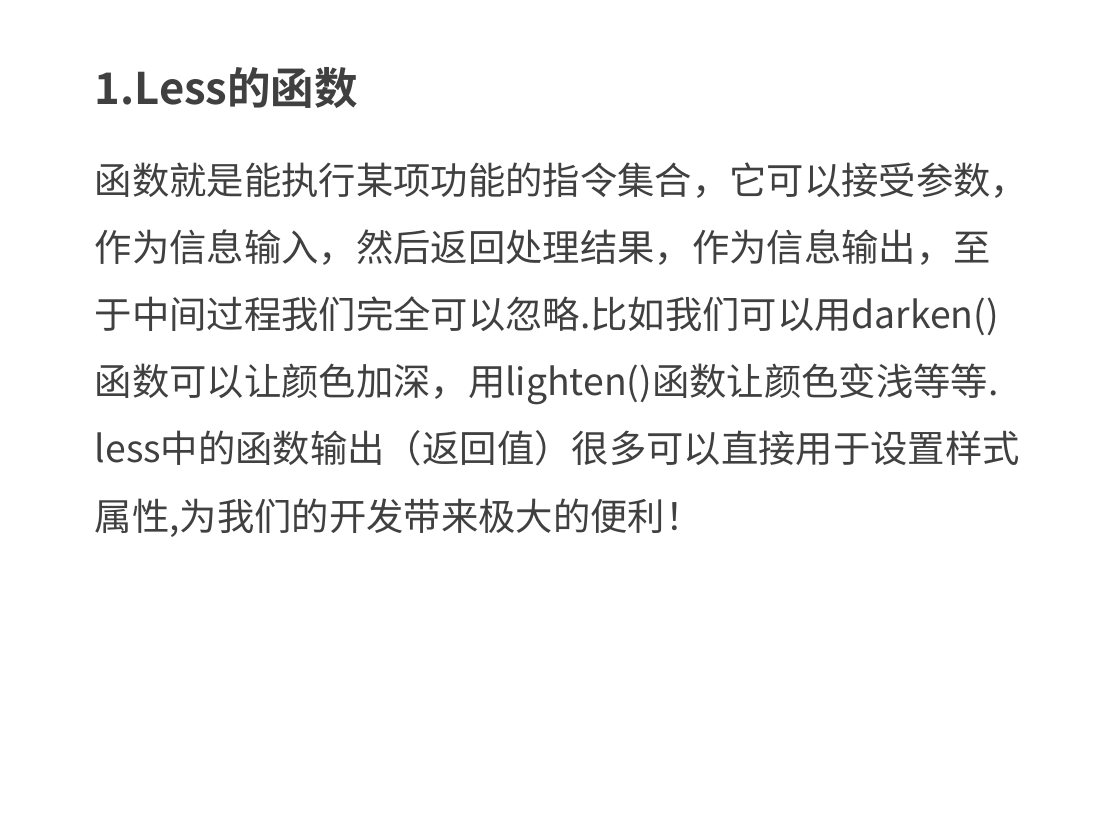
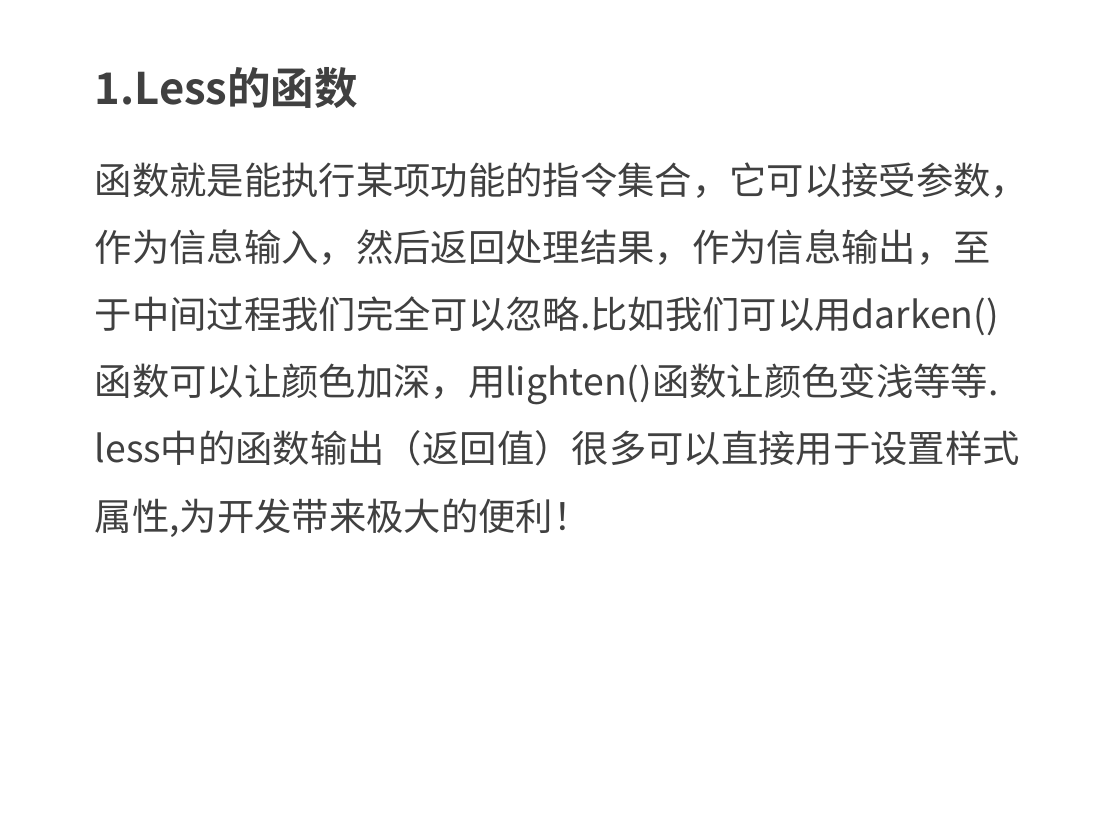
Before and after one commit to kong66/less-class, a slide deck: slide 2 of less-7-函数1.pptx. Drawn at 1120x840 pixels with LibreOffice and Linux fonts; fonts in the diff are those of the drawing. Boxes give left, top, right and bottom in pixels: in the first picture for what was removed or moved away, otherwise in the second. Text is boxed around its words. In the diff, an @@ line names an element or a change of style, - is before the commit and + after.

```diff
--- a/less-7-函数1.pptx
+++ b/less-7-函数1.pptx
@@ text at box(95, 162, 1028, 537): text changed @@
-函数就是能执行某项功能的指令集合，它可以接受参数，作为信息输入，然后返回处理结果，作为信息输出，至于中间过程我们完全可以忽略.比如我们可以用darken()函数可以让颜色加深，用lighten()函数让颜色变浅等等. less中的函数输出（返回值）很多可以直接用于设置样式属性,为我们的开发带来极大的便利！
+函数就是能执行某项功能的指令集合，它可以接受参数，作为信息输入，然后返回处理结果，作为信息输出，至于中间过程我们完全可以忽略.比如我们可以用darken()函数可以让颜色加深，用lighten()函数让颜色变浅等等. less中的函数输出（返回值）很多可以直接用于设置样式属性,为开发带来极大的便利！
```
Also in this commit, not shown: 5 other slides changed, 8 other files.
